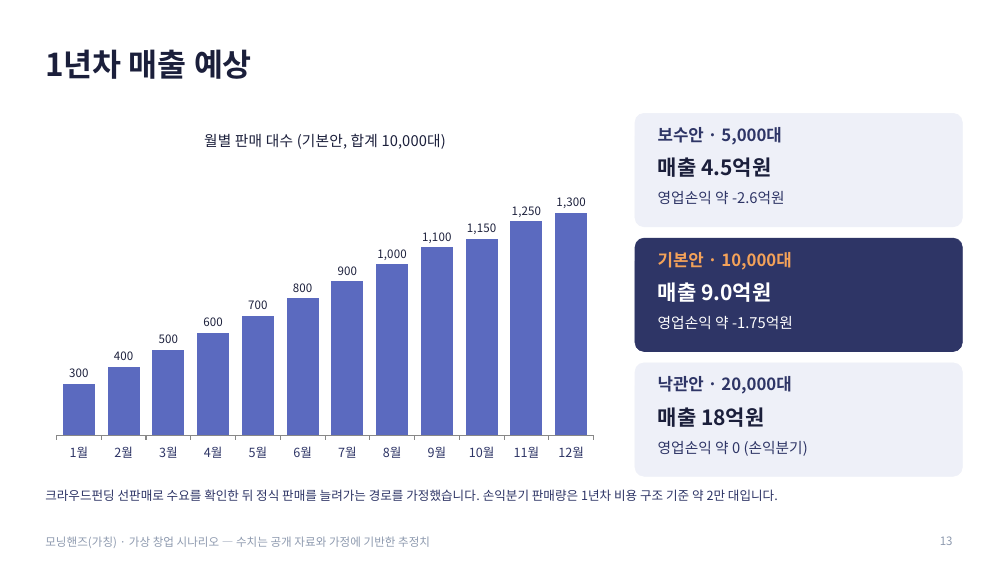
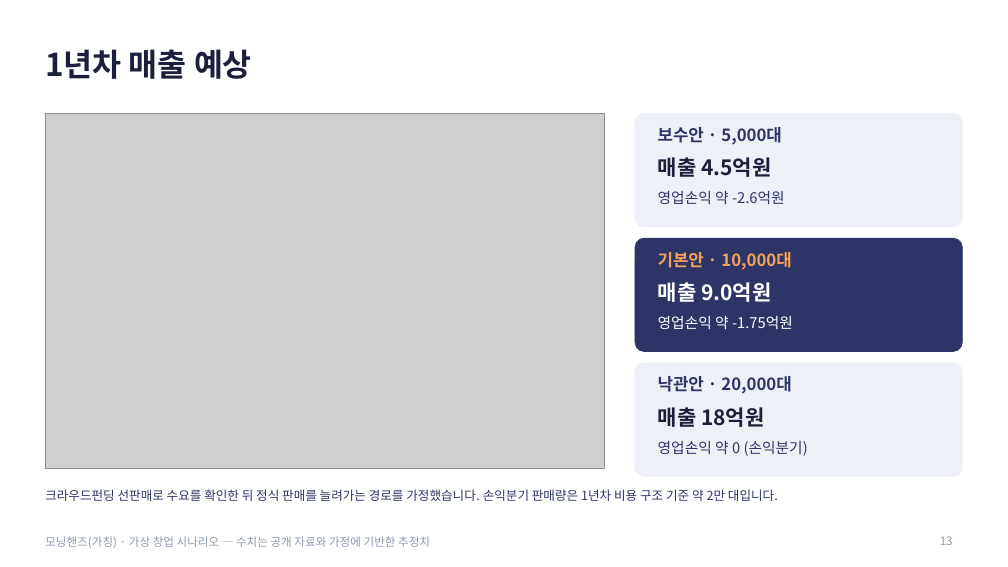
Before and after one commit to g975682-source/-, a slide deck: slide 13 of MorningHands_Business_Analysis.pptx. Drawn at 1008x567 pixels with LibreOffice and Linux fonts; fonts in the diff are those of the drawing; grey boxes stand for pictures. Boxes give left, top, right and bottom in pixels: in the first picture for what was removed or moved away, otherwise in the second. Text is boxed around its words. In the diff, an @@ line names an element or a change of style, - is before the commit and + after.

```diff
--- a/MorningHands_Business_Analysis.pptx
+++ b/MorningHands_Business_Analysis.pptx
@@ column chart removed at (45,113,605,469) @@
-title "월별 판매 대수 (기본안, 합계 10,000대)"
-categories: 1월, 2월, 3월, 4월, 5월, 6월, 7월, 8월, 9월, 10월, 11월, 12월
-Series 1: 300, 400, 500, 600, 700, 800, 900, 1000, 1100, 1150, 1250, 1300
@@ picture added at (45,113,605,469) @@
```
Also in this commit, not shown: 7 other slides changed.
